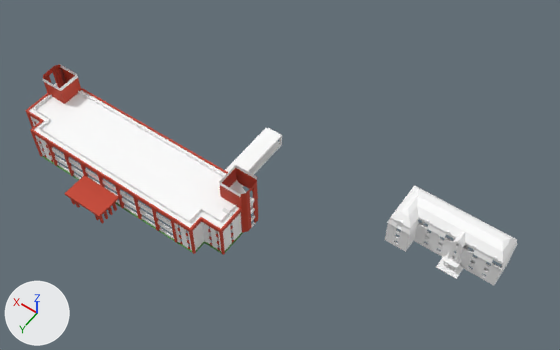
The FBX model Assets/Models/map.fbx, before and after one commit.
One viewpoint serves both versions: a 50 mm lens placed at (-1602.0, 912.0, 2442.0), pointed at (-569.0, -534.0, 170.0). Lighting does not change. The marker at lower left points along +X, +Y and +Z. Where no turn or scale is listed for an object, it has been applied to the vertices. Vertices at the same position are counted once.

The scene before the commit, as lines of its bpy script (objects in view):
```python
me_ground_004 = bpy.data.meshes.new('ground.004')
me_ground_004.from_pydata(...)  # 1208 vertices, 885 faces; spans x -1413.0..-987.0, y -801.0..-615.0, z -9.0..180.0
# faces by material slot: [706, 10, 106, 63]
me_ground_004.materials.append(mat_white)  # white #ffffff
me_ground_004.materials.append(mat_bricks)  # red #c73f26
me_ground_004.materials.append(mat_stairs)  # white #e7e7e7
me_ground_004.materials.append(mat_wood)  # white #e7e7e7
me_walls_007 = bpy.data.meshes.new('walls.007')
me_walls_007.from_pydata(...)  # 50 vertices, 20 faces; spans x -36.5..44.0, y 14.0..35.5, z 0.0..8.0
me_walls_007.materials.append(mat_white)  # white #ffffff
me_walls_012 = bpy.data.meshes.new('walls.012')
me_walls_012.from_pydata(...)  # 1678 vertices, 1043 faces; spans x -38.5..46.0, y 4.0..59.5, z 0.0..20.2
# faces by material slot: [392, 617, 18, 16]
me_walls_012.materials.append(mat_white)  # white #ffffff
me_walls_012.materials.append(mat_bricks)  # red #c73f26
me_walls_012.materials.append(mat_terrain)  # green #488539
me_walls_012.materials.append(mat_stairs)  # white #e7e7e7
ob_prof_walls = bpy.data.objects.new('prof_walls', me_ground_004)
ob_prof_walls.location = (0.0, 0.0, 0.0)
ob_school_ba_ground = bpy.data.objects.new('school_ba_ground', me_walls_007)
ob_school_ba_ground.parent = ob_school_block_a
ob_school_ba_ground.location = (0.0, 0.0, 0.0)
ob_school_ba_ground.hide_viewport = True
ob_school_ba_walls = bpy.data.objects.new('school_ba_walls', me_walls_012)
ob_school_ba_walls.parent = ob_school_block_a
ob_school_ba_walls.location = (0.0, 0.0, 0.0)
```
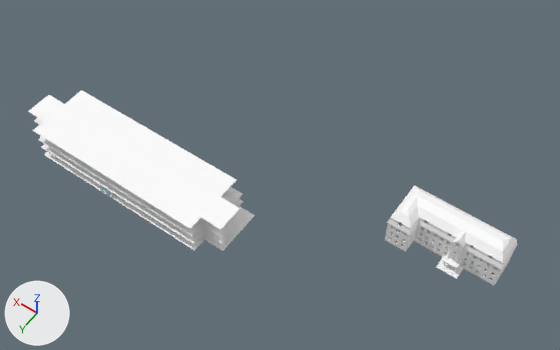
Commit message: Updated the map.

Boxes (x1, y1, x2, y2) around the edits, measured in the pictures (560 x 350 px; the box of a moved part takes in the faces that stretch with it):
'school_ba_walls', hidden
    before: (26, 64, 282, 255)
'school_ba_ground', shown
    after: (28, 90, 255, 251)
part 1 of me_ground_004, built on
    before: (385, 185, 517, 284)
    after: (385, 206, 513, 284)
part 2 of me_walls_007, built on
    after: (28, 90, 243, 244)
part 3 of me_walls_012, moved or reshaped (not visible afterwards)
    before: (64, 175, 119, 217)
part 4 of me_walls_012, moved or reshaped (not visible afterwards)
    before: (29, 85, 255, 251)

The change, as a diff of the scene's bpy script:
```diff
--- a/Assets/Models/map.fbx.py
+++ b/Assets/Models/map.fbx.py
@@ me_ground_004 @@
 # used by ob_prof_walls; location = (0.0, 0.0, 0.0)
-me_ground_004.from_pydata(...)  # 1208 vertices, 885 faces; spans x -1413.0..-987.0, y -801.0..-615.0, z -9.0..180.0
+me_ground_004.from_pydata(...)  # 2237 vertices, 1657 faces; spans x -1527.0..-987.0, y -801.0..-615.0, z -9.0..180.0
+# me_ground_004 part 1: 168 vertices moved from x -1410.0..-990.0, y -798.0..-618.0, z 9.0..135.0 to x -1410.0..-990.0, y -792.0..-618.0, z 9.0..135.0; 365 vertices removed from x -1413.0..-987.0, y -792.0..-618.0, z 9.0..171.0; 1393 vertices added at x -1458.0..-990.0, y -792.0..-618.0, z 9.0..171.0
 me_ground_004.materials.append(mat_white)
@@ me_walls_007 @@
 # used by ob_school_ba_ground; parent = ob_school_block_a; location = (0.0, 0.0, 0.0)
-me_walls_007.from_pydata(...)  # 50 vertices, 20 faces; spans x -36.5..44.0, y 14.0..35.5, z 0.0..8.0
+me_walls_007.from_pydata(...)  # 106 vertices, 50 faces; spans x -37.0..44.5, y 13.5..36.0, z 0.0..12.8
+# me_walls_007 part 2: 8 vertices moved from x -36.5..44.0, y 35.5, z 3.8..8.0 to x -32.0..39.5, y 35.5, z 3.8..8.0; 16 vertices removed from x -36.5..44.0, y 25.0, z 3.7..8.0; 72 vertices added at x -37.0..44.5, y 13.5..36.0, z 3.8..12.8
 me_walls_007.materials.append(mat_white)
@@ me_walls_012 @@
 # used by ob_school_ba_walls; parent = ob_school_block_a; location = (0.0, 0.0, 0.0)
-me_walls_012.from_pydata(...)  # 1678 vertices, 1043 faces; spans x -38.5..46.0, y 4.0..59.5, z 0.0..20.2
+me_walls_012.from_pydata(...)  # 1885 vertices, 1057 faces; spans x -38.5..46.0, y 4.0..59.5, z 0.0..20.2
+# me_walls_012 part 3: the loose piece of 8 vertices spanning x -7.5..7.5, y 4.0..13.0, z 5.2..6.0 is moved by (0.0, 0.0, -1.5)
+# me_walls_012 part 4: 62 vertices moved from x -23.9..45.5, y 4.9..34.5, z 0.0..11.8 to x -12.1..44.0, y 4.9..35.8, z 0.0..11.8; 278 vertices removed from x -38.5..46.0, y 13.5..36.0, z 0.0..13.5; 437 vertices added at x -38.3..45.8, y 13.6..36.0, z 0.0..13.2
 me_walls_012.materials.append(mat_white)
@@ ob_school_ba_ground @@
 ob_school_ba_ground.location = (0.0, 0.0, 0.0)
-ob_school_ba_ground.hide_viewport = True
@@ ob_school_ba_walls @@
 ob_school_ba_walls.location = (0.0, 0.0, 0.0)
+ob_school_ba_walls.hide_viewport = True
```
